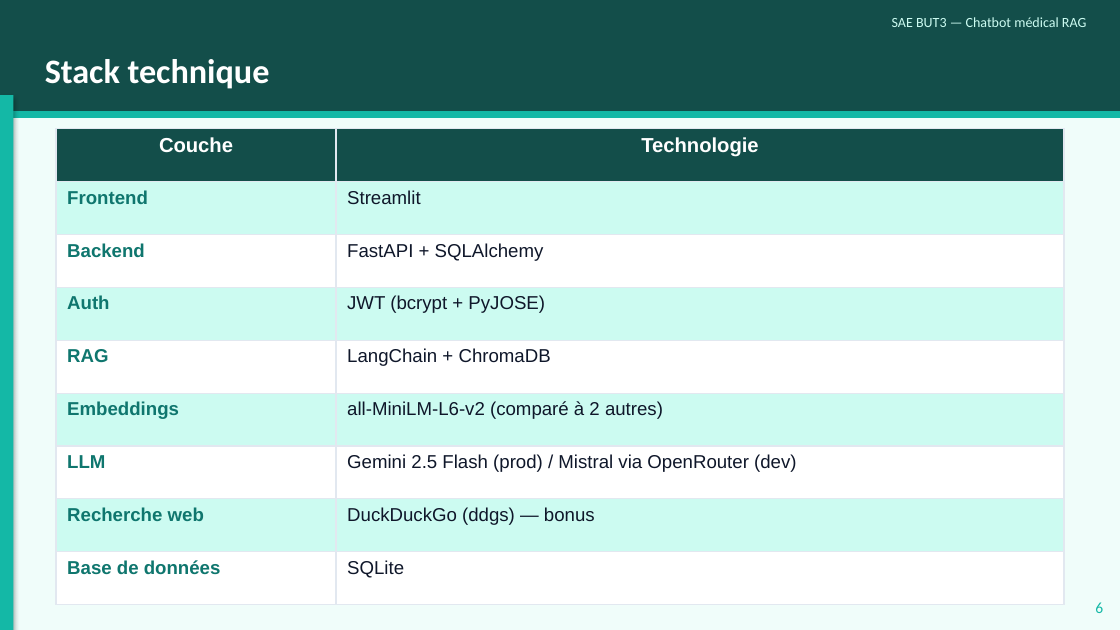
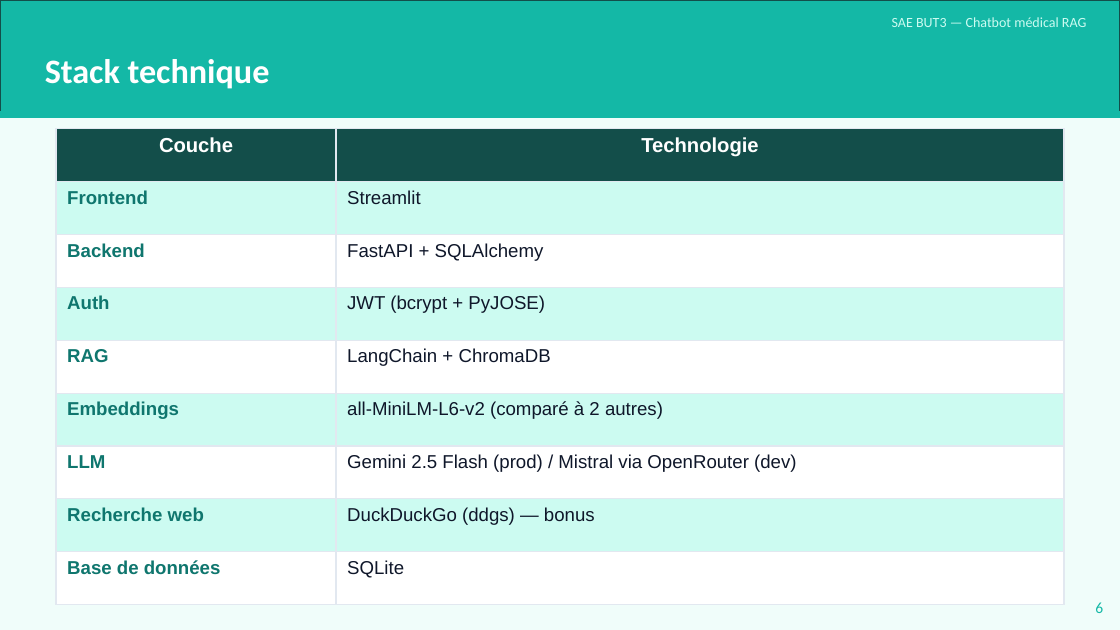
Before and after one commit to YousraWsites/-chatbot-medical-s6, a slide deck: slide 6 of docs/soutenance.pptx. Drawn at 1120x630 pixels with LibreOffice and Linux fonts; fonts in the diff are those of the drawing. Boxes give left, top, right and bottom in pixels: in the first picture for what was removed or moved away, otherwise in the second. Text is boxed around its words. In the diff, an @@ line names an element or a change of style, - is before the commit and + after.

```diff
--- a/docs/soutenance.pptx
+++ b/docs/soutenance.pptx
@@ rectangle at (0,0,1120,112): fill #134E4A to #14B8A6 @@
@@ rectangle removed at (0,95,13,630) @@
```
Also in this commit, not shown: 20 other slides changed, 1 other file.
